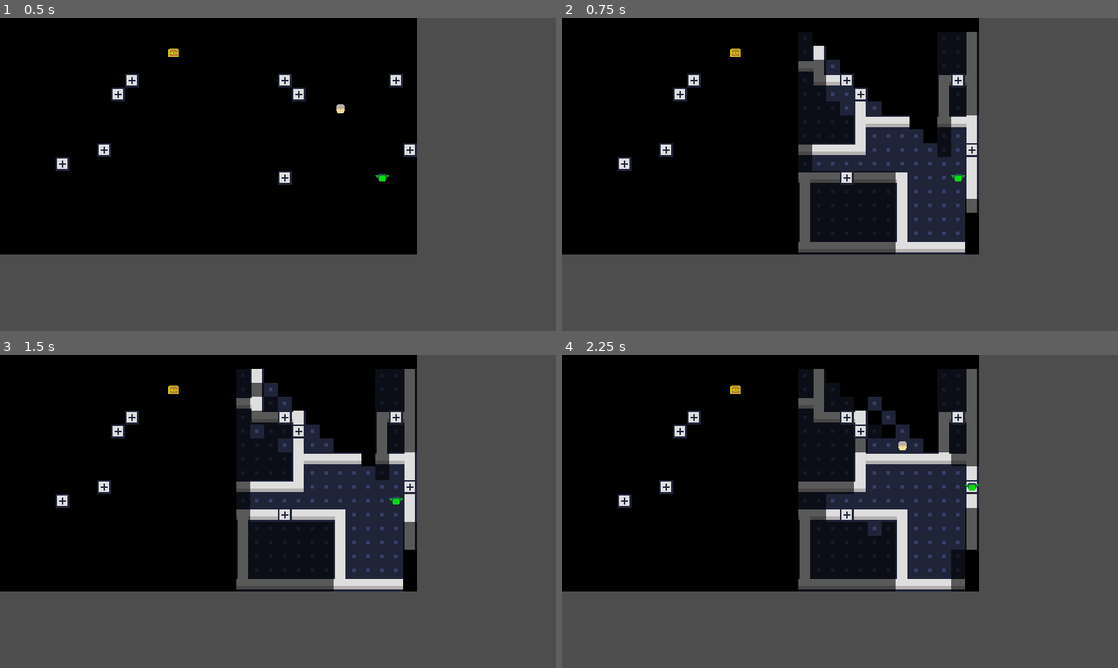
Above: before the commit, frames 1-4 (two rows, left to right).
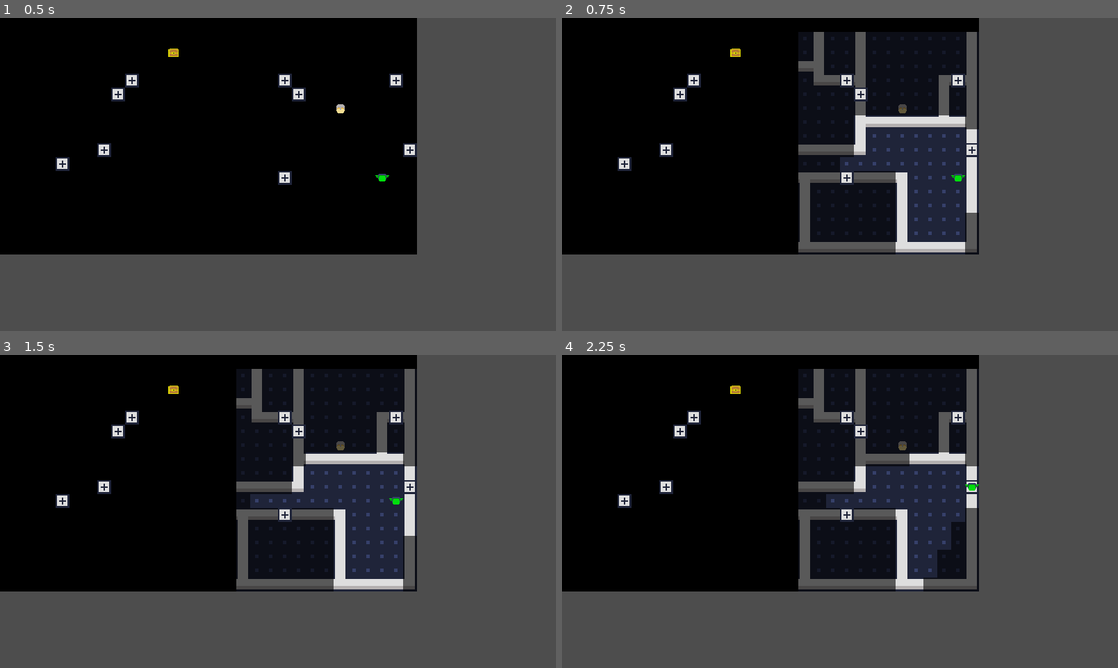
Above: after the commit, the same moments.

Repository: RayCPreston/treasure-goblin
Game: Godot game, scene res://scenes/levels/poc.tscn
The game is run twice, just before and just after one commit, with the same random seed, the same clock (stepped at 60 frames per second) and the same inputs.
Inputs:
- Up to frame 1 (0.5 s): no input
- Up to frame 2 (0.75 s): tap Enter at 0.5 s; tap L (move_e) at 0.6 s
- Up to frame 3 (1.5 s): tap Space at 1.25 s; tap K (move_n) at 1.35 s
- Up to frame 4 (2.25 s): tap Enter at 2 s; tap U (move_ne) at 2.1 s

Frame 1 is identical in both runs. In frame 2, 3.3% of the frame differs, in the area x 45-75%, y 4-75%; in frame 3, 3.5%; in frame 4, 3.3%.

Commit message:
Fixed leaks in fov shadowcasting algorithm.

Diff:
--- a/project/autoloads/tile_manager.gd
+++ b/project/autoloads/tile_manager.gd
@@ -22,7 +22,6 @@
 
 func is_opaque(cell: Vector2i) -> bool:
 	if _layers.is_empty():
-		Log.warn("TileQuery: no TileMapLayers initiated.")
 		return false
 	for layer in _layers:
 		var tile_data: TileData = layer.get_cell_tile_data(cell)
--- a/project/resources/floor-tileset.tres
+++ b/project/resources/floor-tileset.tres
@@ -10,4 +10,6 @@
 [resource]
 custom_data_layer_0/name = "is_walkable"
 custom_data_layer_0/type = 1
+custom_data_layer_1/name = "is_opaque"
+custom_data_layer_1/type = 1
 sources/0 = SubResource("TileSetAtlasSource_g3mbb")
--- a/project/scripts/util/actors/player/player_fov.gd
+++ b/project/scripts/util/actors/player/player_fov.gd
@@ -5,24 +5,13 @@
 var max_range = 10
 var _memory: Dictionary = {}
 
-const _OCTANTS: Array = [
-	[Vector2i(0, -1), Vector2i(1, 0)],   #N
-	[Vector2i(1, -1), Vector2i(0, 1)],   #NE
-	[Vector2i(1, 0),  Vector2i(0, 1)],   # E
-	[Vector2i(1, 1),  Vector2i(0, -1)],  # SE
-	[Vector2i(0, 1),  Vector2i(-1, 0)],  # S
-	[Vector2i(-1, 1), Vector2i(0, -1)],  # SW
-	[Vector2i(-1, 0), Vector2i(0, -1)],  # W
-	[Vector2i(-1,-1), Vector2i(0, 1)],   # NW
-]
-
 func compute(origin: Vector2i) -> Dictionary:
 	for cell in _memory:
 		if _memory[cell] == VisionState.VISIBLE:
 			_memory[cell] = VisionState.REMEMBERED
 	_memory[origin] = VisionState.VISIBLE
-	for octant in range(8):
-		_scan(origin, octant, 1, 0.0, 1.0)
+	for quadrant in range(4):
+		_scan(origin, quadrant, 1, -1.0, 1.0)
 	return _memory
 
 func get_state(cell: Vector2i) -> VisionState:
@@ -31,36 +20,44 @@
 func is_visible(cell: Vector2i) -> bool:
 	return get_state(cell) == VisionState.VISIBLE
 
-func _scan(origin: Vector2i, octant: int, col_dist: int, start_slope: float, end_slope: float) -> void:
-	if col_dist > max_range:
+func _transform(origin: Vector2i, quadrant: int, row: int, col: int) -> Vector2i:
+	match quadrant:
+		0: return Vector2i(origin.x + col, origin.y - row) #N
+		1: return Vector2i(origin.x + row, origin.y + col) #E
+		2: return Vector2i(origin.x + col, origin.y + row) #S
+		3: return Vector2i(origin.x - row, origin.y + col) #W
+	return origin
+
+func _slope(row: int, col: int) -> float:
+	return float(2 * col - 1) / float(2 * row)
+
+func _is_symmetric(origin: Vector2i, quadrant: int, row: int, col: int, start_slope: float, end_slope: float) -> bool:
+	var world_cell: Vector2i = _transform(origin, quadrant, row, col)
+	var dist: int = maxi(abs(world_cell.x - origin.x), abs(world_cell.y - origin.y))
+	return dist <= max_range \
+		and float(col) >= float(row) * start_slope \
+		and float(col) <= float(row) * end_slope
+
+func _scan(origin: Vector2i, quadrant: int, row: int, start_slope: float, end_slope: float) -> void:
+	if row > max_range:
 		return
-	var col_step: Vector2i = _OCTANTS[octant][0]
-	var row_step: Vector2i = _OCTANTS[octant][1]
-	var previous_was_blocker: bool = false
-	var current_start: float = start_slope
-	var row_min: int = int(floor(start_slope * float(col_dist) + 0.5))
-	var row_max: int = int(floor(end_slope * float(col_dist) + 0.5))
-	for row in range(row_min, row_max + 1):
-		var cell: Vector2i = origin + col_step * col_dist + row_step * row
-		var near_slope: float = (float(row) - 0.5) / (float(col_dist) + 0.5)
-		var far_slope: float = (float(row) + 0.5) / (float(col_dist) - 0.5) \
-			if col_dist > 1 else (float(row) + 0.5) / 0.5
-		if near_slope > end_slope:
-			break
-		if far_slope < current_start:
-			continue
-		var dist: int = maxi(abs(cell.x - origin.x), abs(cell.y - origin.y))
-		if dist <= max_range:
+	if start_slope > end_slope:
+		return
+	var min_col: int = int(floor(float(row) * start_slope + 0.5))
+	var max_col: int = int(floor(float(row) * end_slope - 0.5)) + 1
+	var prev_was_opaque: bool = false
+	for col in range(min_col, max_col + 1):
+		var cell: Vector2i = _transform(origin, quadrant, row, col)
+		var is_opaque: bool = TileManager.is_opaque(cell)
+		var is_symmetric: bool = _is_symmetric(origin, quadrant, row, col, start_slope, end_slope)
+		if is_symmetric:
+			print("Inside 'is_symmetric` condition. Cell=%s q=%d row=%d col=%d start=%.3f end=%.3f" % [cell, quadrant, row, col, start_slope, end_slope])
 			_memory[cell] = VisionState.VISIBLE
-		var opaque: bool = TileManager.is_opaque(cell)
-		if opaque:
-			if not previous_was_blocker:
-				_scan(origin, octant, col_dist + 1, current_start, near_slope)
-			previous_was_blocker = true
-			current_start = far_slope
-		else:
-			if previous_was_blocker:
-				current_start = near_slope
-			previous_was_blocker = false
-	if not previous_was_blocker:
-		_scan(origin, octant, col_dist + 1, current_start, end_slope)
+		if prev_was_opaque and not is_opaque:
+			start_slope = _slope(row, col)
+		if not prev_was_opaque and is_opaque:
+			var next_end: float = _slope(row, col)
+			_scan(origin, quadrant, row + 1, start_slope, next_end)
+		prev_was_opaque = is_opaque
+	if not prev_was_opaque:
+		_scan(origin, quadrant, row + 1, start_slope, end_slope)
